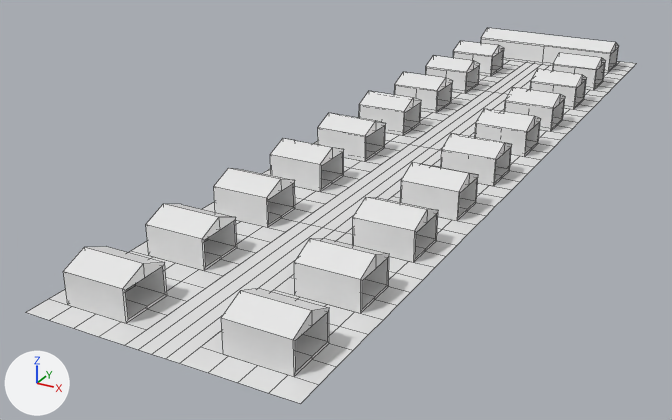
One commit to the FBX model Unity_Project/Assets/3D_Models/DAH_Tutorial/With Dates/Schematic_Model_WithDates_V2.FBX: the scene before it, then after it.
Both versions are drawn from a 50 mm camera at (39.4, -94.0, 36.6) aimed at (-7.7, -8.4, -6.2). The lights are fixed; the arrows at lower left show +X, +Y and +Z. Mesh edges are drawn as thin lines. Where no turn or scale is listed for an object, it has been applied to the vertices.

Objects in the first picture: 'Building_007', 'Building_008', 'Building_009', 'Building_010', 'Building_011', 'Building_012', 'Building_013', 'Building_014', 'Building_1', 'Site_010', 'Site_020', 'Street'.
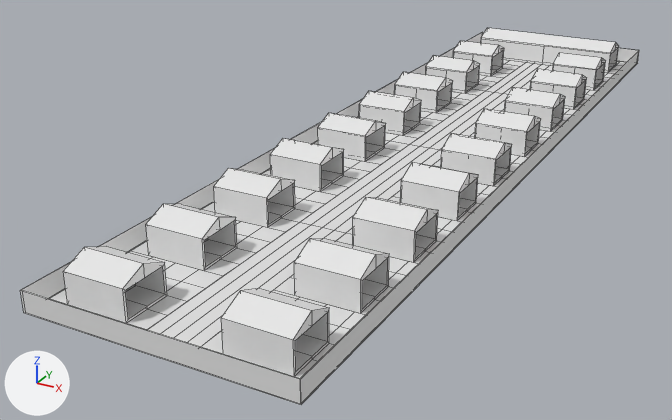
Location of each change, [x1, y1, x2, y2] in pixels of the pictures (672 x 420 px):
'Edge', added: after [20, 32, 639, 405]
'Site_020', unchanged, covered by the edit: before [180, 323, 369, 404]; after [201, 323, 350, 378]

The change, as a diff of the scene's bpy script:
```diff
--- a/Unity_Project/Assets/3D_Models/DAH_Tutorial/With Dates/Schematic_Model_WithDates_V2.FBX.py
+++ b/Unity_Project/Assets/3D_Models/DAH_Tutorial/With Dates/Schematic_Model_WithDates_V2.FBX.py
@@ me_mesh_040 @@
+me_mesh_040.from_pydata([(12.6, 50.1, 0.0), (-12.6, 50.1, 0.0), (-12.6, -50.1, 0.0), (12.6, -50.1, 0.0), (12.6, 50.1, 2.0), (-12.6, 50.1, 2.0), (-12.6, -50.1, 2.0), (12.6, -50.1, 2.0), (12.5, 50.0, 0.0), (-12.5, 50.0, 0.0), (-12.5, -50.0, 0.0), (12.5, -50.0, 0.0), (12.5, 50.0, 2.0), (-12.5, 50.0, 2.0), (-12.5, -50.0, 2.0), (12.5, -50.0, 2.0)], [], [(0, 1, 5, 4), (1, 2, 6, 5), (2, 3, 7, 6), (3, 0, 4, 7), (13, 9, 8, 12), (14, 10, 9, 13), (15, 11, 10, 14), (12, 8, 11, 15), (1, 0, 8, 9), (4, 5, 13, 12), (2, 1, 9, 10), (5, 6, 14, 13), (3, 2, 10, 11), (6, 7, 15, 14), (0, 3, 11, 8), (7, 4, 12, 15)])
@@ ob_edge @@
+ob_edge = bpy.data.objects.new('Edge', me_mesh_040)
+ob_edge.location = (0.0, 0.0, 0.0)
```
